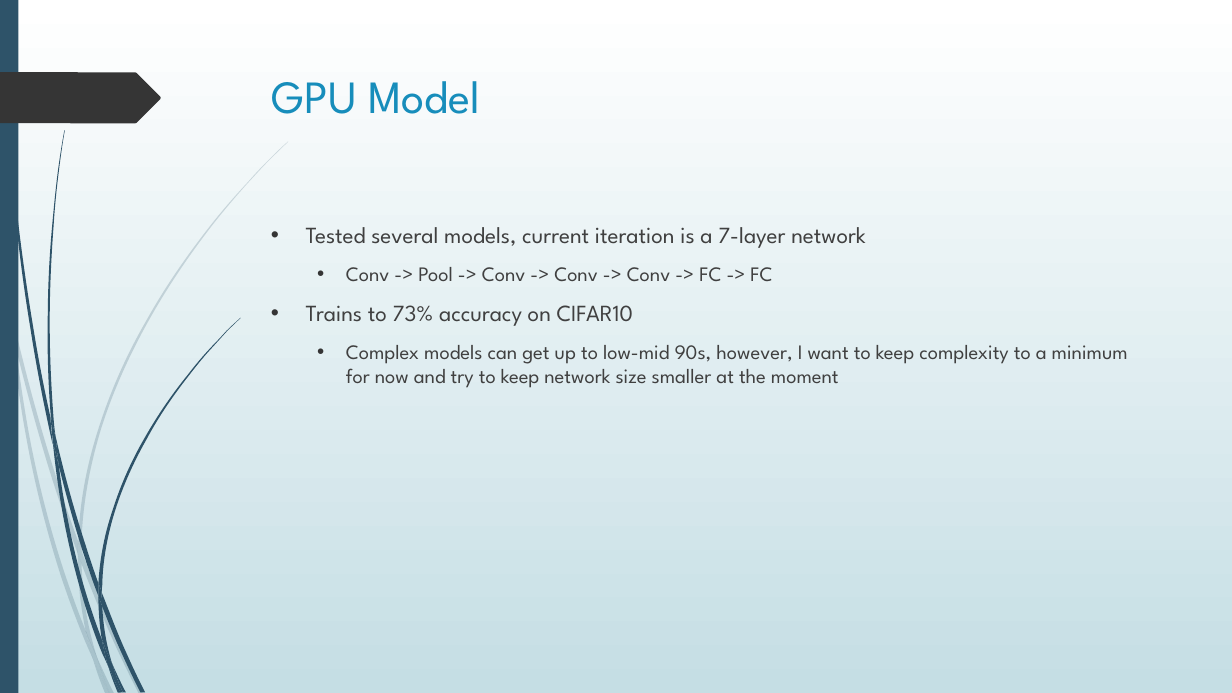
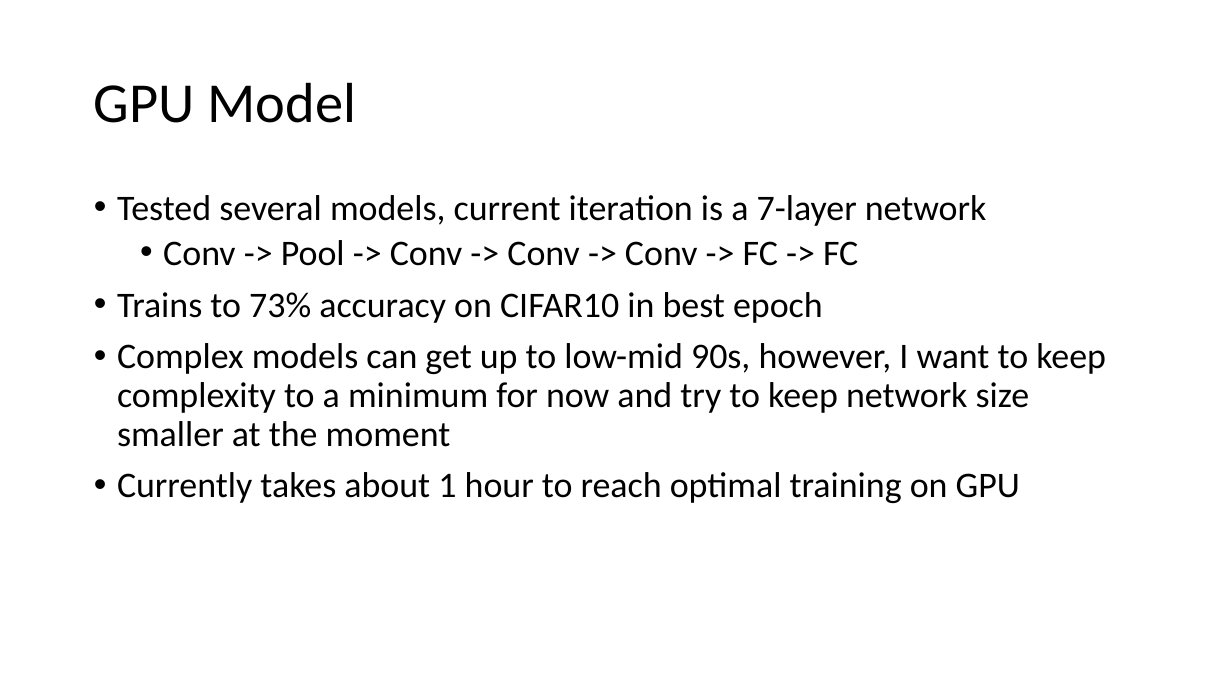
Before and after one commit to erikgroving/NeuralNetworkHardwareAccelerator, a slide deck: slide 2 of WeeklyPresentations/update3_03_18.pptx. Drawn at 1232x693 pixels with LibreOffice and Linux fonts; fonts in the diff are those of the drawing. Boxes give left, top, right and bottom in pixels: in the first picture for what was removed or moved away, otherwise in the second. Text is boxed around its words. In the diff, an @@ line names an element or a change of style, - is before the commit and + after.

```diff
--- a/WeeklyPresentations/update3_03_18.pptx
+++ b/WeeklyPresentations/update3_03_18.pptx
@@ background gradient #FFFFFF to #C5DEE5 to #FFFFFF @@
@@ rectangle removed at box(0, 0, 18, 693) @@
@@ title "GPU Model": place and size @@
-title "GPU Model" at box(271, 81, 480, 114)
+title "GPU Model" at box(94, 82, 357, 123)
@@ title "GPU Model" at box(94, 82, 357, 123): size 36 to 44 pt, font League Spartan to Calibri, text colour #178DBB to #000000; line spacing 1 to 0.9; vertical alignment top to middle @@
@@ freeform shape removed at box(0, 72, 161, 123) @@
@@ text "Tested several models, current iteration ...": place and size @@
-text "Tested several models, current iteration ..." at box(306, 227, 1128, 388)
+text "Tested several models, current iteration ..." at box(117, 195, 1106, 503)
@@ text at box(117, 195, 1106, 447): size 18 to 28 pt in "Tested several models, current iteration is a ..."; font League Spartan to Calibri, text colour #404040 to #000000 in "Tested several models, current iteration is a ...", "Conv -> Pool -> Conv -> Conv ...", "Complex models can get up to low-mid ..."; size 16 to 28 pt in "Conv -> Pool -> Conv -> Conv ...", "Complex models can get up to low-mid ..."; indent changed; line spacing 1 to 0.9; less space between paragraphs; list level 2 to 1 in "Complex models can get up ..." @@
@@ text at box(117, 292, 823, 323): text changed; size 18 to 28 pt; font League Spartan to Calibri; text colour #404040 to #000000 @@
-• Trains to 73% accuracy on CIFAR10
+• Trains to 73% accuracy on CIFAR10 in best epoch
@@ text at box(117, 472, 1020, 503): paragraph added @@
+• Currently takes about 1 hour to reach optimal training on GPU
@@ group removed at box(0, 141, 288, 693): 10 freeform shapes @@
@@ group removed at box(3, 0, 240, 693): 12 freeform shapes @@
```
Also in this commit, not shown: 1 other slide changed, 3 slides added.
